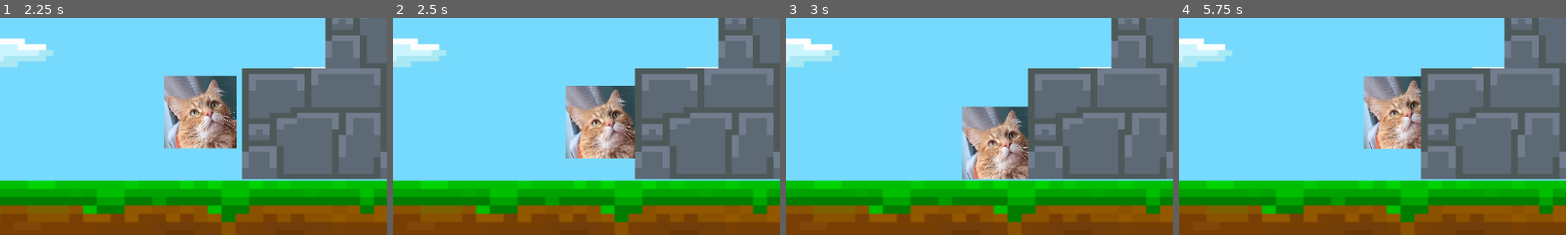
Above: before the commit, frames 1-4 (left to right).
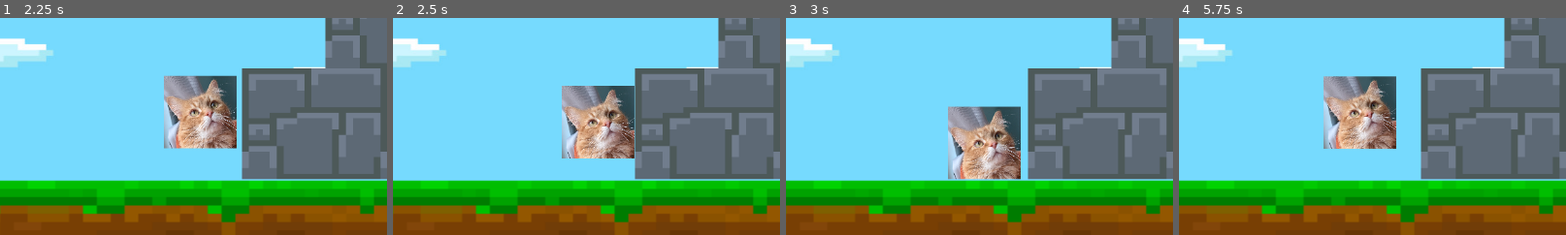
Above: after the commit, the same moments.

Repository: hto-projects/team-rocket
Game: Godot game, scene res://scenes/main.tscn
The game is run twice, just before and just after one commit, with the same random seed, the same clock (stepped at 60 frames per second) and the same inputs.
Inputs (mouse positions are % of the whole screen's width and height, from its top left):
- Up to frame 1 (2.25 s): click (3, 5) at 0.52 s; tap Enter at 1.25 s; move the mouse to (72, 45) at 1.27 s; hold Right (ui_right) from 1.28 s (still down); click (72, 45) at 1.42 s; tap Up (ui_up) at 1.52 s; move the mouse to (30, 55) at 2.02 s
- Up to frame 2 (2.5 s): keep holding Right (ui_right); tap Up (ui_up) at 2.27 s
- Up to frame 3 (3 s): move the mouse to (60, 28) at 2.77 s; release Right (ui_right) at 2.78 s; hold Left (ui_left) from 2.78 s (still down)
- Up to frame 4 (5.75 s): move the mouse to (45, 70) at 3.52 s; release Left (ui_left) at 3.53 s; hold Right (ui_right) 3.53-5.03 s; click (45, 70) at 3.67 s; tap Up (ui_up) at 3.77, 4.52, 5.27 s; move the mouse to (80, 65) at 4.27 s; move the mouse to (20, 35) at 5.02 s; hold Left (ui_left) from 5.03 s (still down)
The pictures show only the part of the screen within x 34-84%, y 40-90%; the shares and areas given below are measured in that part.

Frame 1 is identical in both runs. In frame 2, 3.5% of the frame differs, in the area x 43-63%, y 31-65%; in frame 3, 6.0%; in frame 4, 8.4%, in the area x 37-63%, y 26-61%.

Commit message:
collision bCK

Diff:
--- a/meowgame/scenes/main.tscn
+++ b/meowgame/scenes/main.tscn
@@ -17,25 +17,45 @@
 texture = ExtResource("3_tefeu")
 texture_region_size = Vector2i(80, 80)
 0:0/0 = 0
+0:0/0/physics_layer_0/polygon_0/points = PackedVector2Array(-40, -40, 40, -40, 40, 40, -40, 40)
 1:0/0 = 0
+1:0/0/physics_layer_0/polygon_0/points = PackedVector2Array(-40, -40, 40, -40, 40, 40, -40, 40)
 1:1/0 = 0
+1:1/0/physics_layer_0/polygon_0/points = PackedVector2Array(-40, -40, 40, -40, 40, 40, -40, 40)
 2:1/0 = 0
+2:1/0/physics_layer_0/polygon_0/points = PackedVector2Array(-40, -40, 40, -40, 40, 40, -40, 40)
 2:2/0 = 0
+2:2/0/physics_layer_0/polygon_0/points = PackedVector2Array(-40, -40, 40, -40, 40, 40, -40, 40)
 3:2/0 = 0
+3:2/0/physics_layer_0/polygon_0/points = PackedVector2Array(-40, -40, 40, -40, 40, 40, -40, 40)
 4:2/0 = 0
+4:2/0/physics_layer_0/polygon_0/points = PackedVector2Array(-40, -40, 40, -40, 40, 40, -40, 40)
 4:1/0 = 0
+4:1/0/physics_layer_0/polygon_0/points = PackedVector2Array(-40, -40, 40, -40, 40, 40, -40, 40)
 3:1/0 = 0
+3:1/0/physics_layer_0/polygon_0/points = PackedVector2Array(-40, -40, 40, -40, 40, 40, -40, 40)
 3:0/0 = 0
+3:0/0/physics_layer_0/polygon_0/points = PackedVector2Array(-40, -40, 40, -40, 40, 40, -40, 40)
 4:0/0 = 0
+4:0/0/physics_layer_0/polygon_0/points = PackedVector2Array(-40, -40, 40, -40, 40, 40, -40, 40)
 2:0/0 = 0
+2:0/0/physics_layer_0/polygon_0/points = PackedVector2Array(-40, -40, 40, -40, 40, 40, -40, 40)
 0:1/0 = 0
+0:1/0/physics_layer_0/polygon_0/points = PackedVector2Array(-40, -40, 40, -40, 40, 40, -40, 40)
 0:2/0 = 0
+0:2/0/physics_layer_0/polygon_0/points = PackedVector2Array(-40, -40, 40, -40, 40, 40, -40, 40)
 0:3/0 = 0
+0:3/0/physics_layer_0/polygon_0/points = PackedVector2Array(-40, -40, 40, -40, 40, 40, -40, 40)
 1:2/0 = 0
+1:2/0/physics_layer_0/polygon_0/points = PackedVector2Array(-40, -40, 40, -40, 40, 40, -40, 40)
 1:3/0 = 0
+1:3/0/physics_layer_0/polygon_0/points = PackedVector2Array(-40, -40, 40, -40, 40, 40, -40, 40)
 2:3/0 = 0
+2:3/0/physics_layer_0/polygon_0/points = PackedVector2Array(-40, -40, 40, -40, 40, 40, -40, 40)
 3:3/0 = 0
+3:3/0/physics_layer_0/polygon_0/points = PackedVector2Array(-40, -40, 40, -40, 40, 40, -40, 40)
 4:3/0 = 0
+4:3/0/physics_layer_0/polygon_0/points = PackedVector2Array(-40, -40, 40, -40, 40, 40, -40, 40)
 
 [sub_resource type="TileSet" id="TileSet_jyhfs"]
 tile_size = Vector2i(80, 80)
